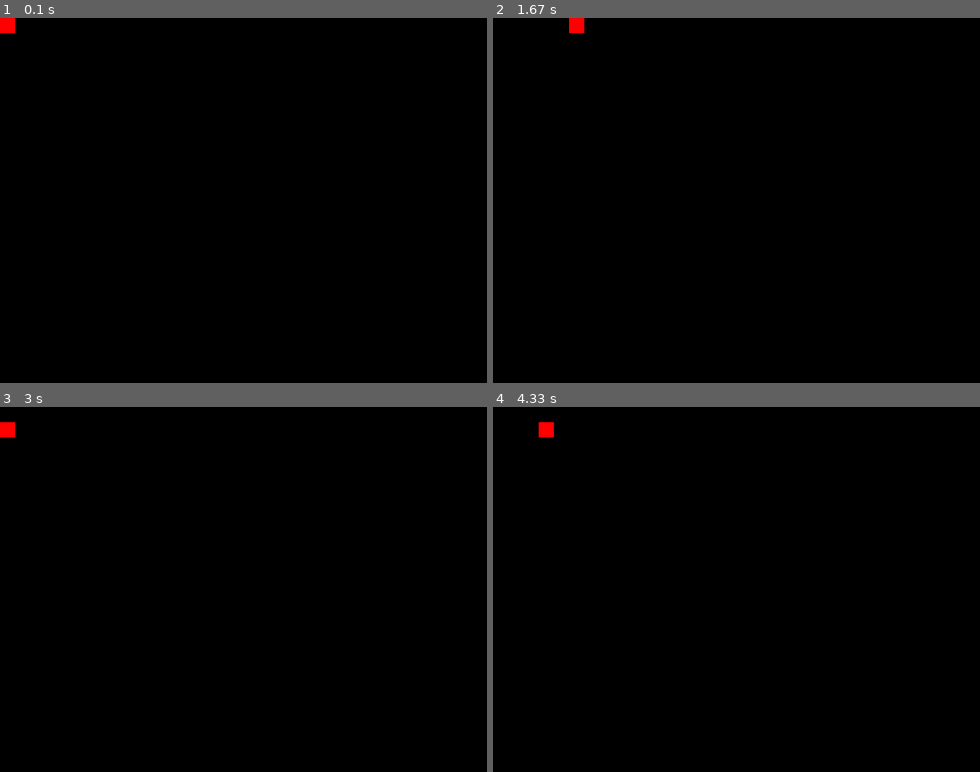
Above: before the commit, frames 1-4 (two rows, left to right).
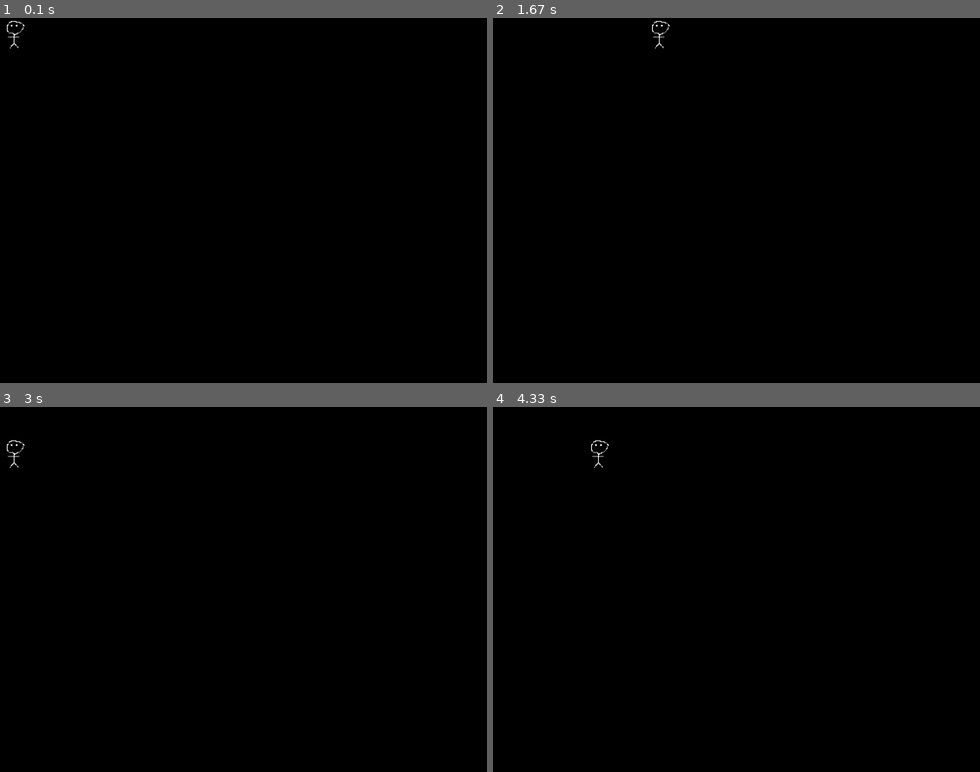
Above: after the commit, the same moments.

Repository: jsbueno/pybr21_pygame_tutorial
Game: pygame game, started from jogo.py
The game is run twice, just before and just after one commit, with the same random seed, the same clock (stepped at 60 frames per second) and the same inputs.
Inputs:
- Up to frame 1 (0.1 s): no input
- Up to frame 2 (1.67 s): hold Right 0.33-0.8 s; hold Right 1.17-1.63 s
- Up to frame 3 (3 s): hold Left 1.67-2.2 s; hold Down 2.23-2.53 s; hold Left 2.57-2.97 s
- Up to frame 4 (4.33 s): hold Up 3-3.37 s; hold Right 3.4-4.03 s; hold Down from 4.07 s (still down)

The runs differ from the first frame. In frame 1, 0.2% of the frame differs, in the area x 0-5%, y 0-9%; in frame 2, 0.2%, in the area x 15-37%, y 0-9%; in frame 3, 0.2%; in frame 4, 0.2%.

Commit message:
usa imagem separada

Diff:
--- a/jogo.py
+++ b/jogo.py
@@ -3,11 +3,11 @@
 
 FUNDO = 0, 0, 0
 W, H = TAMANHO = 640, 480
-w, h = 32, 24
+w, h = 16, 12
 BLOCO = BL = W / w
+v = 1 / 3
 
 def movimento(eventos, x, y, vx, vy):
-    v = 1 / 3
     for evento in eventos:
         if evento.type == pygame.KEYDOWN:
             if evento.key == pygame.K_LEFT: vx = -v
@@ -25,21 +25,25 @@
     if y >= h: y = h - 1
     return x, y, vx, vy
 
-def desenha(tela, x, y):
+def desenha(tela, personagem, x, y):
             tela.fill(FUNDO)
-            pygame.draw.rect(tela, (255, 0, 0), (int(x) * BL , int(y) * BL, BL, BL))
+            tela.blit(personagem, (int(x) * BL , int(y) * BL))
+            # pygame.draw.rect(tela, (255, 0, 0), (int(x) * BL , int(y) * BL, BL, BL))
             pygame.display.flip()
-
 
 def principal():
     tela = pygame.display.set_mode(TAMANHO)
+    personagem = pygame.image.load("hominho.png")
+    escala = 1 / (personagem.get_width() / BL)
+    personagem = pygame.transform.rotozoom(personagem, 0, escala)
+
     x, y = (0, 0)
     vx, vy = 0, 0
 
     while True:
         eventos = pygame.event.get()
         x, y, vx, vy = movimento(eventos, x, y, vx, vy)
-        desenha(tela, x, y)
+        desenha(tela, personagem, x, y)
         pygame.time.delay(60)
 
 try:
Binary file added: hominho.png
